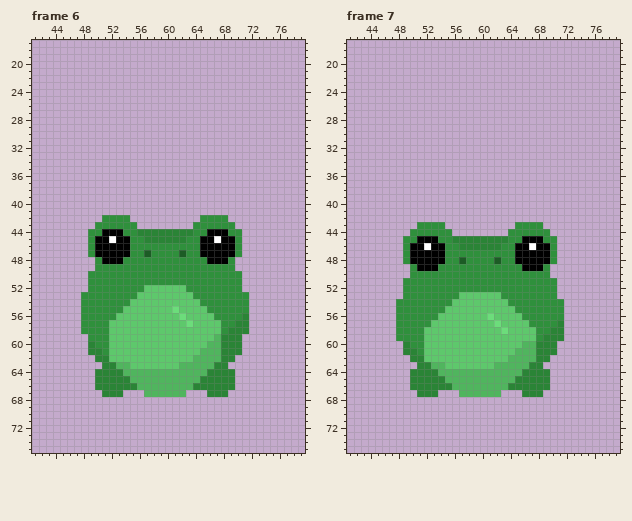
Pixel-art file: Assets/Resources/Sprites/sci-fi/alien.aseprite. The first picture shows the starting point.
130x152 pixels, 8 frames. Colours within 5 levels of each other are drawn and written as one. Shown: frame 6: x 41..79, y 17..75; frame 7: x 41..79, y 17..75. The commit also changed other frames, which this record leaves out.
The result:
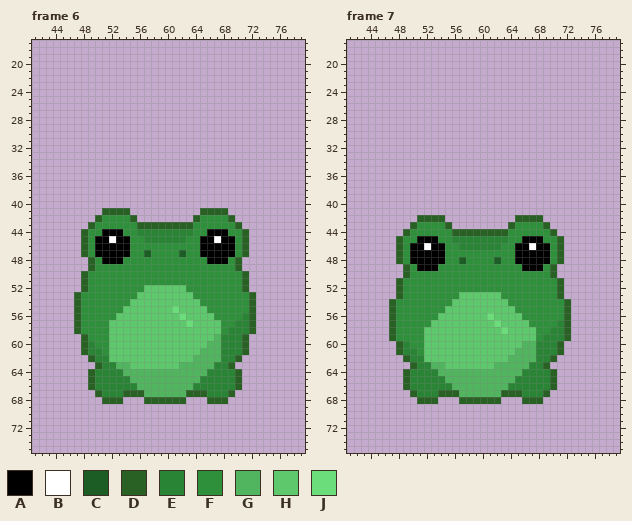
Palette (. is transparent): A #000000  B #ffffff  C #1c5c25  D #286123  E #2a8436  F #2f903c  G #50b55e  H #5ec86c  J #6cdd7b
From old to new:
Frame 6, layer "face":
The edit adds colour D in row 41 at x 51 to 54 and 65 to 68; in row 42 at x 50, 55, 64 and 69; in row 43 at x 49, 56 to 63 and 70; in rows 44 to 47 at x 48 and 71; in rows 48 to 49 at x 49 and 70; in rows 50 to 52 at x 48 and 71.
The edit adds colour D in rows 53 to 58 at x 47 and 72; in rows 59 to 61 at x 48 and 71; in row 62 at x 49 and 70; in row 63 at x 50 and 69; in rows 64 to 66 at x 49 and 70; in row 67 at x 50, 54 to 56, 63 to 65 and 69.
The edit adds colour D in row 68 at x 51 to 53, 57 to 62 and 66 to 68.
Frame 7, layer "face":
The edit adds colour D in row 42 at x 51 to 54 and 65 to 68; in row 43 at x 50, 55, 64 and 69; in row 44 at x 49, 56 to 63 and 70; in rows 45 to 48 at x 48 and 71; in rows 49 to 50 at x 49 and 70; in rows 51 to 53 at x 48 and 71.
The edit adds colour D in rows 54 to 59 at x 47 and 72; in rows 60 to 61 at x 48 and 71; in row 62 at x 49 and 70; in row 63 at x 50 and 69; in rows 64 to 66 at x 49 and 70; in row 67 at x 50, 54 to 56, 63 to 65 and 69.
The edit adds colour D in row 68 at x 51 to 53, 57 to 62 and 66 to 68.
